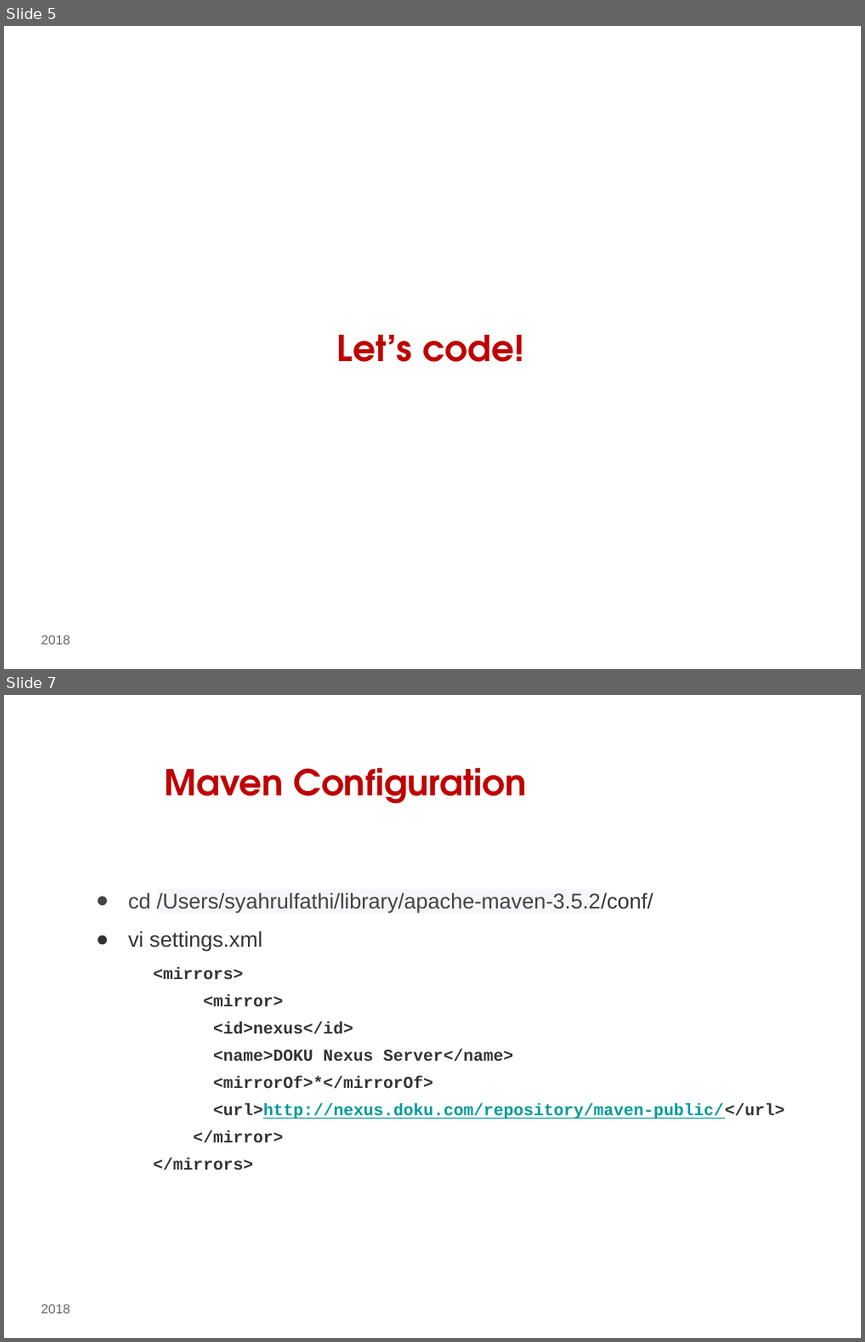
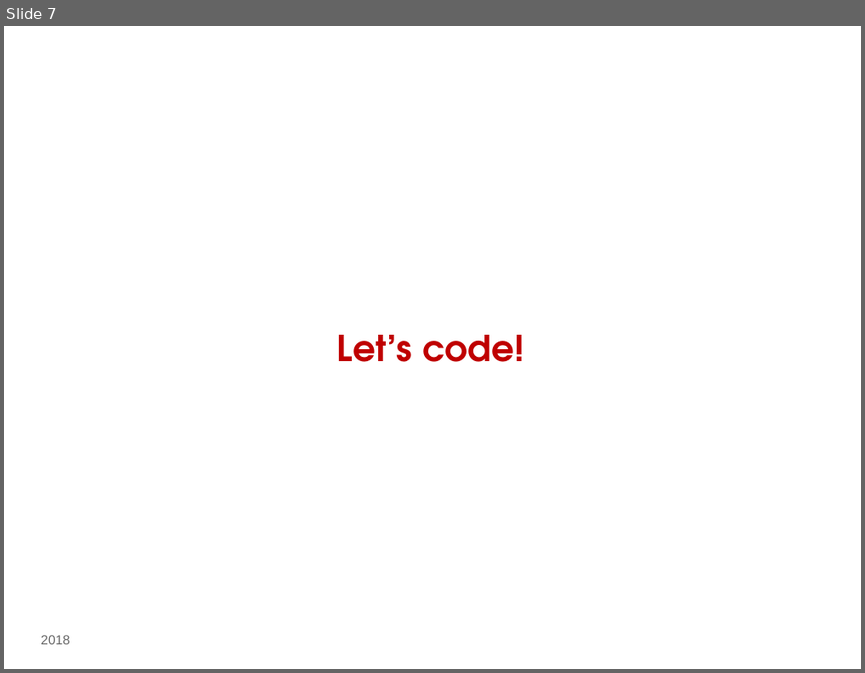
Before and after one commit to valentinusilalahi/java-training-DOKU, a slide deck: Java Collections.pptx. Shown one above the other, each under a label of ours: slides 5 and 7 before the commit, slide 7 after it; the slides between them are not shown. The pictures are 865x1342 and 865x673 pixels, drawn with LibreOffice and Linux fonts; fonts in the diff are those of the drawing; background and template pictures are left out. Boxes give left, top, right and bottom in pixels: in the first picture for what was removed or moved away, otherwise in the second. Text is boxed around its words. In the diff, an @@ line names an element or a change of style, - is before the commit and + after.

```diff
--- a/Java Collections.pptx
+++ b/Java Collections.pptx
@@ slide 7 removed at (4,695,861,1338), background picture (left out) @@
@@ title removed at (165,767,527,804) @@
-Maven Configuration
@@ text removed at (128,892,653,952) @@
-● cd /Users/syahrulfathi/library/apache-maven-3.5.2/conf/
-● vi settings.xml
@@ text removed at (153,967,784,1118) @@
-<mirrors>
-<mirror>
-<id>nexus</id>
-<name>DOKU Nexus Server</name>
-<mirrorOf>*</mirrorOf>
-<url>http://nexus.doku.com/repository/maven-public/</url>
-</mirror>
-</mirrors>
@@ text removed at (41,1304,70,1313) @@
-2018
@@ what was slide 5 is now slide 7 @@
```
Also in this commit, not shown: 3 slides changed, 4 slides added, 4 other slides removed, 12 other files.
